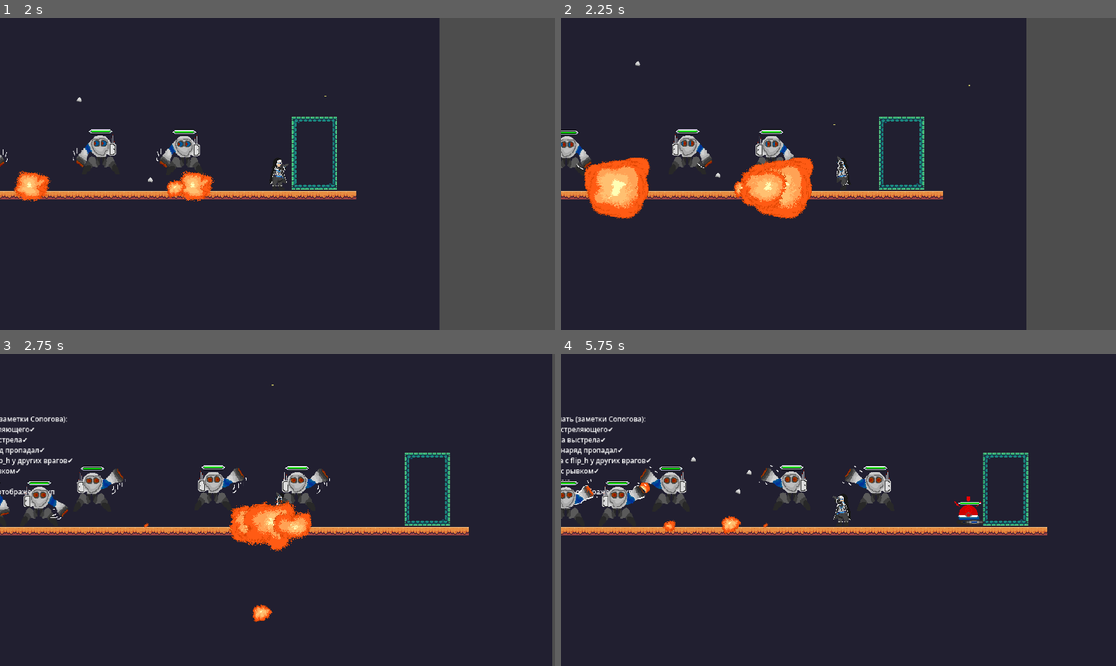
Above: before the commit, frames 1-4 (two rows, left to right).
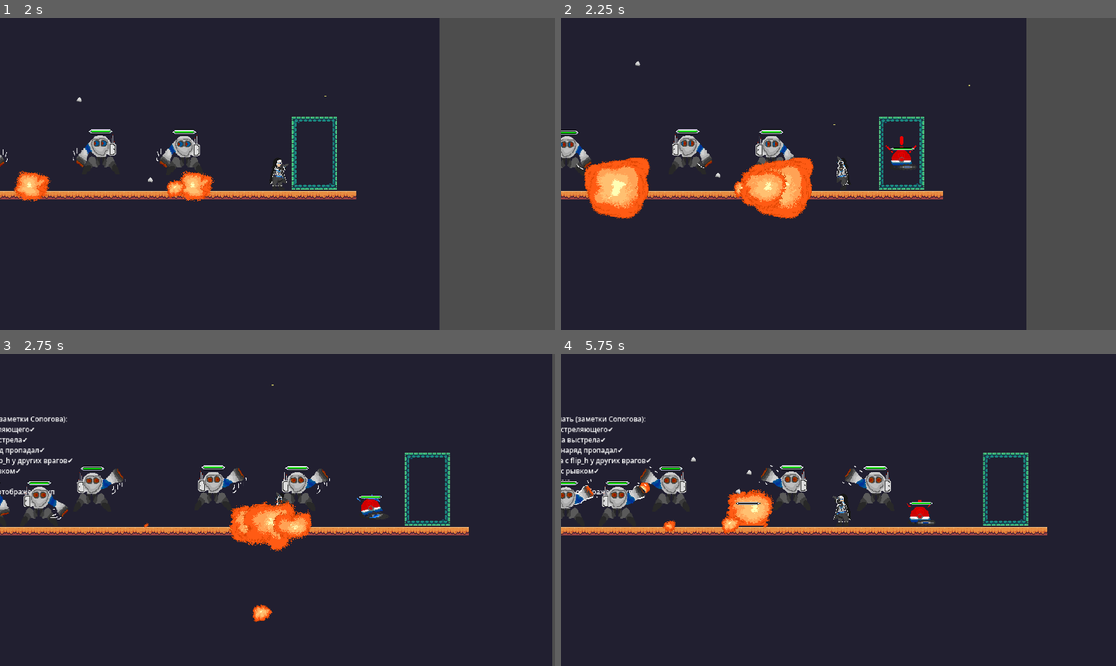
Above: after the commit, the same moments.

Repository: StarCookie256/kill-all-robots-game
Game: Godot game, scene res://scenes/Main/main.tscn
The game is run twice, just before and just after one commit, with the same random seed, the same clock (stepped at 60 frames per second) and the same inputs.
Inputs (mouse positions are in pixels of both pictures, inside the frame that each line leads up to):
- Up to frame 1 (2 s): move the mouse to (249, 236) at 0.52 s; press the mouse at (249, 236) at 0.53 s; hold D (move_right) from 0.53 s (still down); tap W (move_jump) at 0.77, 1.52 s; move the mouse to (444, 220) at 1.27 s; release the mouse at (444, 220) at 1.28 s; click (444, 220) at 1.35 s
- Up to frame 2 (2.25 s): move the mouse to (672, 127) at 2.02 s; release D (move_right) at 2.03 s; press the mouse at (672, 127) at 2.03 s; hold A (move_left) from 2.03 s (still down)
- Up to frame 3 (2.75 s): keep holding A (move_left)
- Up to frame 4 (5.75 s): move the mouse to (866, 510) at 2.77 s; release the mouse at (866, 510) at 2.78 s; click (866, 510) at 2.85 s; tap W (move_jump) at 3.02, 3.77, 4.52 s; move the mouse to (755, 432) at 3.52 s; press the mouse at (755, 432) at 3.53 s; move the mouse to (960, 494) at 4.27 s; release A (move_left) at 4.28 s; release the mouse at (960, 494) at 4.28 s; hold D (move_right) from 4.28 s (still down); click (960, 494) at 4.35 s; move the mouse to (727, 525) at 5.02 s; press the mouse at (727, 525) at 5.03 s

Frame 1 is identical in both runs. In frame 2, 0.2% of the frame differs, in the area x 58-65%, y 37-49%; in frame 3, 0.2%; in frame 4, 1.1%, in the area x 29-77%, y 43-56%.

Commit message:
челлендж не задень какиш

Diff:
--- a/scenes/Enemies/Robots/robot.tscn
+++ /dev/null
@@ -1,57 +0,0 @@
-[gd_scene load_steps=9 format=3 uid="uid://cy6mdk5r4g8u5"]
-
-[ext_resource type="Script" uid="uid://cjyrg1sa4arqf" path="res://scripts/character/Robots/Anton/robot.gd" id="1_4866k"]
-[ext_resource type="Texture2D" uid="uid://cl44wixq7poj0" path="res://assets/Main Characters/Robots/robot_01_new.png" id="2_0vx78"]
-[ext_resource type="Texture2D" uid="uid://c1bvmglo5h50a" path="res://assets/Main Characters/Robots/robot_01_new_walk1.png" id="3_jbo43"]
-[ext_resource type="Texture2D" uid="uid://cwd4335gs1wtn" path="res://assets/Main Characters/Robots/robot_01_new_walk2.png" id="4_6q20s"]
-[ext_resource type="Texture2D" uid="uid://c371ue48n5nld" path="res://assets/Main Characters/Robots/robot_01_new_walk3.png" id="5_jbida"]
-[ext_resource type="Texture2D" uid="uid://bjv35orklsjst" path="res://assets/Main Characters/Robots/robot_01_new_walk4.png" id="6_px72y"]
-
-[sub_resource type="RectangleShape2D" id="RectangleShape2D_8fgnd"]
-size = Vector2(48, 101)
-
-[sub_resource type="SpriteFrames" id="SpriteFrames_iinkm"]
-animations = [{
-"frames": [{
-"duration": 1.0,
-"texture": ExtResource("2_0vx78")
-}],
-"loop": true,
-"name": &"Idle",
-"speed": 5.0
-}, {
-"frames": [{
-"duration": 1.0,
-"texture": ExtResource("3_jbo43")
-}, {
-"duration": 1.0,
-"texture": ExtResource("4_6q20s")
-}, {
-"duration": 1.0,
-"texture": ExtResource("5_jbida")
-}, {
-"duration": 1.0,
-"texture": ExtResource("6_px72y")
-}],
-"loop": true,
-"name": &"Walk",
-"speed": 10.0
-}]
-
-[node name="Robot" type="CharacterBody2D"]
-scale = Vector2(0.5, 0.5)
-collision_layer = 2
-collision_mask = 4
-script = ExtResource("1_4866k")
-
-[node name="CollisionShape2D" type="CollisionShape2D" parent="."]
-position = Vector2(0, -0.5)
-shape = SubResource("RectangleShape2D_8fgnd")
-
-[node name="AnimatedSprite2D" type="AnimatedSprite2D" parent="."]
-sprite_frames = SubResource("SpriteFrames_iinkm")
-animation = &"Idle"
-flip_h = true
-
-[node name="Camera2D" type="Camera2D" parent="."]
-zoom = Vector2(2, 2)
--- a/scenes/Main/main.tscn
+++ b/scenes/Main/main.tscn
@@ -206,7 +206,7 @@
 position = Vector2(13, 350)
 
 [node name="MobTimer" type="Timer" parent="."]
-wait_time = 5.0
+wait_time = 2.0
 autostart = true
 
 [node name="RocketRobot" parent="." instance=ExtResource("6_nyu32")]
